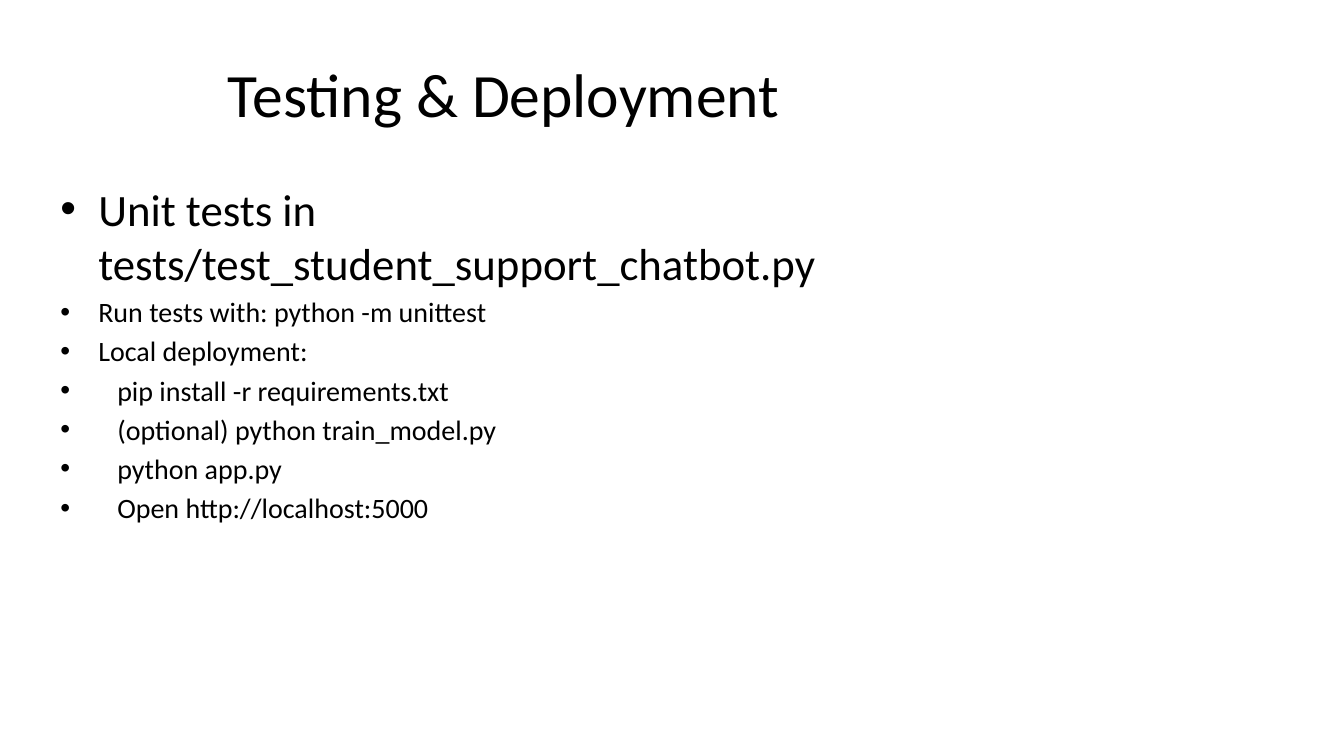
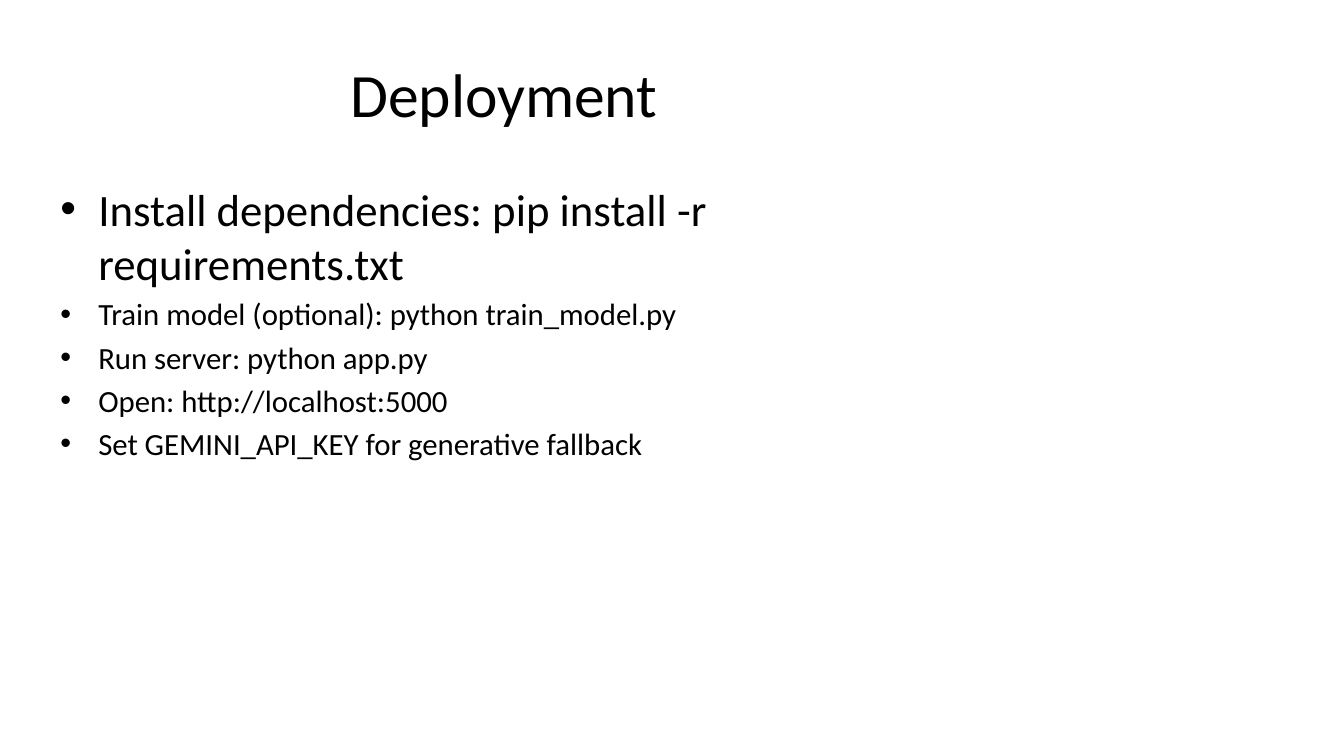
Before and after one commit to dvrajgit/dev-student-support-service-chatbot, a slide deck: slide 7 of PROJECT_PRESENTATION.pptx (slide 10 before the commit). Drawn at 1344x756 pixels with LibreOffice and Linux fonts; fonts in the diff are those of the drawing. Boxes give left, top, right and bottom in pixels: in the first picture for what was removed or moved away, otherwise in the second. Text is boxed around its words. In the diff, an @@ line names an element or a change of style, - is before the commit and + after.

```diff
--- a/PROJECT_PRESENTATION.pptx
+++ b/PROJECT_PRESENTATION.pptx
@@ title at (350,74,657,127): text changed @@
-Testing & Deployment
+Deployment
@@ text at (98,195,706,461): text changed; size 20 to 22 pt @@
-• Unit tests in tests/test_student_support_chatbot.py
-• Run tests with: python -m unittest
-• Local deployment:
-• pip install -r requirements.txt
-• (optional) python train_model.py
-• python app.py
-• Open http://localhost:5000
+• Install dependencies: pip install -r requirements.txt
+• Train model (optional): python train_model.py
+• Run server: python app.py
+• Open: http://localhost:5000
+• Set GEMINI_API_KEY for generative fallback
```
Also in this commit, not shown: 7 other slides changed, 4 slides removed.
